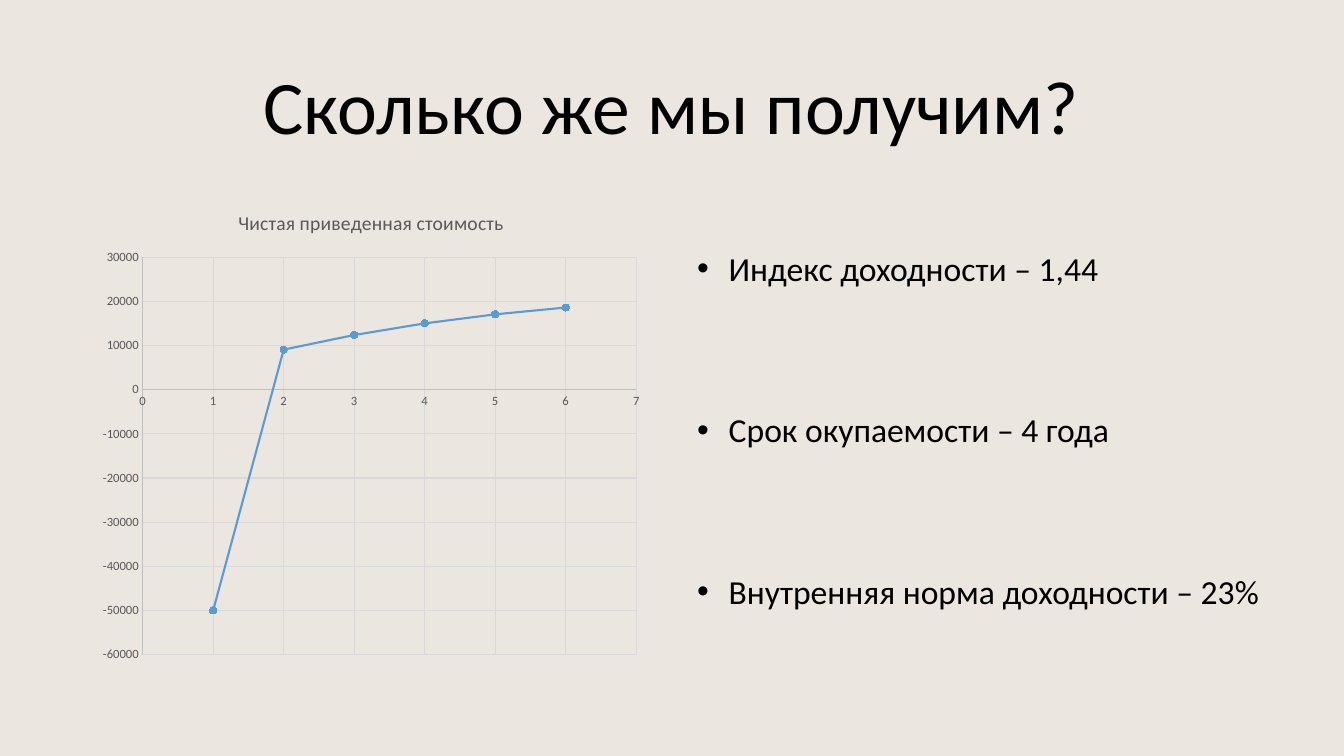
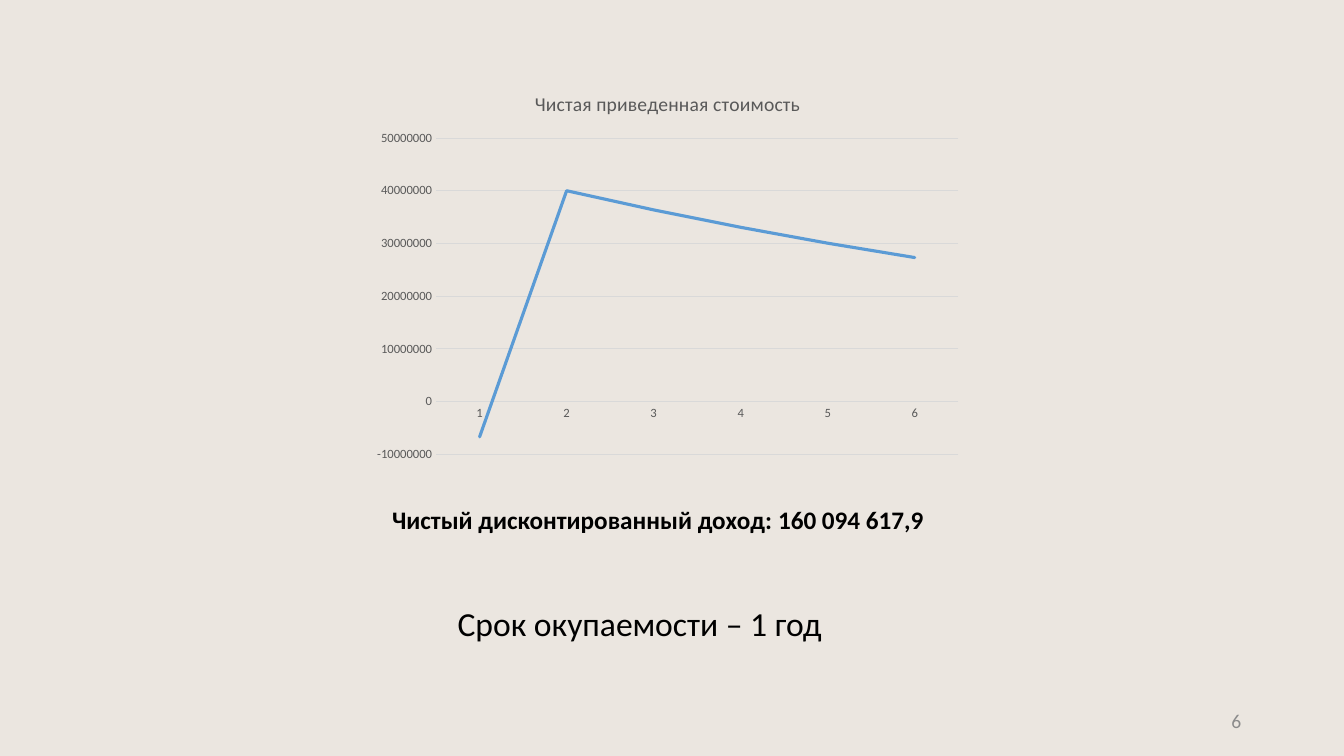
Before and after one commit to kuskas112/Labs, a slide deck: slide 6 of Управление проектами/lab3/Презентация.pptx. Drawn at 1344x756 pixels with LibreOffice and Linux fonts; fonts in the diff are those of the drawing. Boxes give left, top, right and bottom in pixels: in the first picture for what was removed or moved away, otherwise in the second. Text is boxed around its words. In the diff, an @@ line names an element or a change of style, - is before the commit and + after.

```diff
--- a/Управление проектами/lab3/Презентация.pptx
+++ b/Управление проектами/lab3/Презентация.pptx
@@ title removed at (x1=264, y1=82, x2=1079, y2=147) @@
-Сколько же мы получим?
@@ scatter lines chart at (x1=365, y1=74, x2=971, y2=470) @@
@@ scatter lines chart to line chart @@
-categories: 
+categories: 1, 2, 3, 4, 5, 6
-Series 1: (1, -50000), (2, 9000), (3, 12000), (4, 15000), (5, 17000), (6, 19000)
+Series 1: -7000000, 40000000, 36000000, 33000000, 30000000, 27000000
@@ category axis changed @@
@@ value axis changed @@
@@ line chart resized from (x1=92, y1=192, x2=650, y2=673) to (x1=365, y1=74, x2=971, y2=470) @@
@@ text added at (x1=392, y1=511, x2=923, y2=533), 18 pt, text #000000, bold @@
+Чистый дисконтированный доход: 160 094 617,9
@@ text at (x1=458, y1=614, x2=822, y2=642): text changed @@
-• Индекс доходности – 1,44
-• Срок окупаемости – 4 года
-• Внутренняя норма доходности – 23%
+Срок окупаемости – 1 год
@@ page number added at (x1=1231, y1=715, x2=1241, y2=728), 14 pt, text #8C8C8C @@
+6
```
Also in this commit, not shown: 3 other slides changed, 3 slides added, 3 slides removed, 1 other file.
